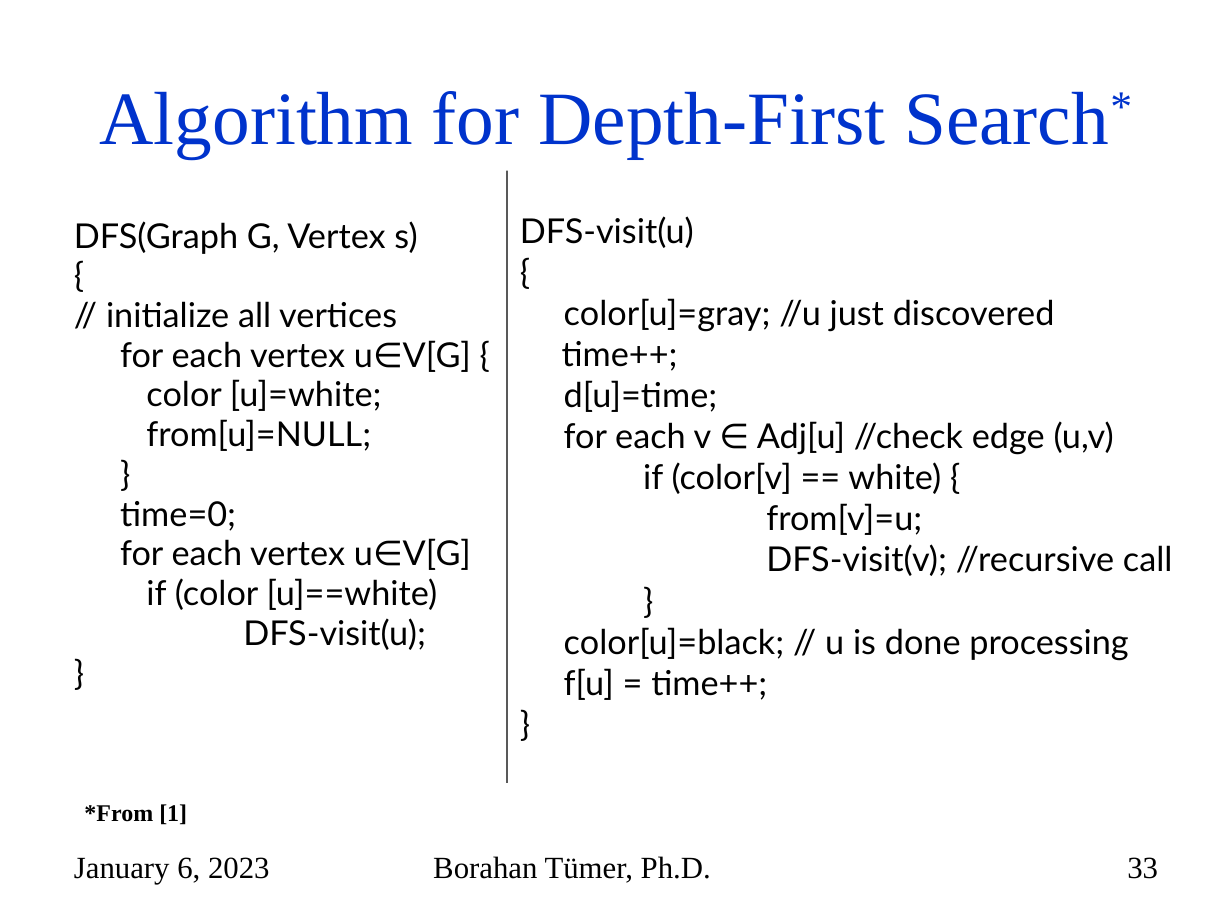
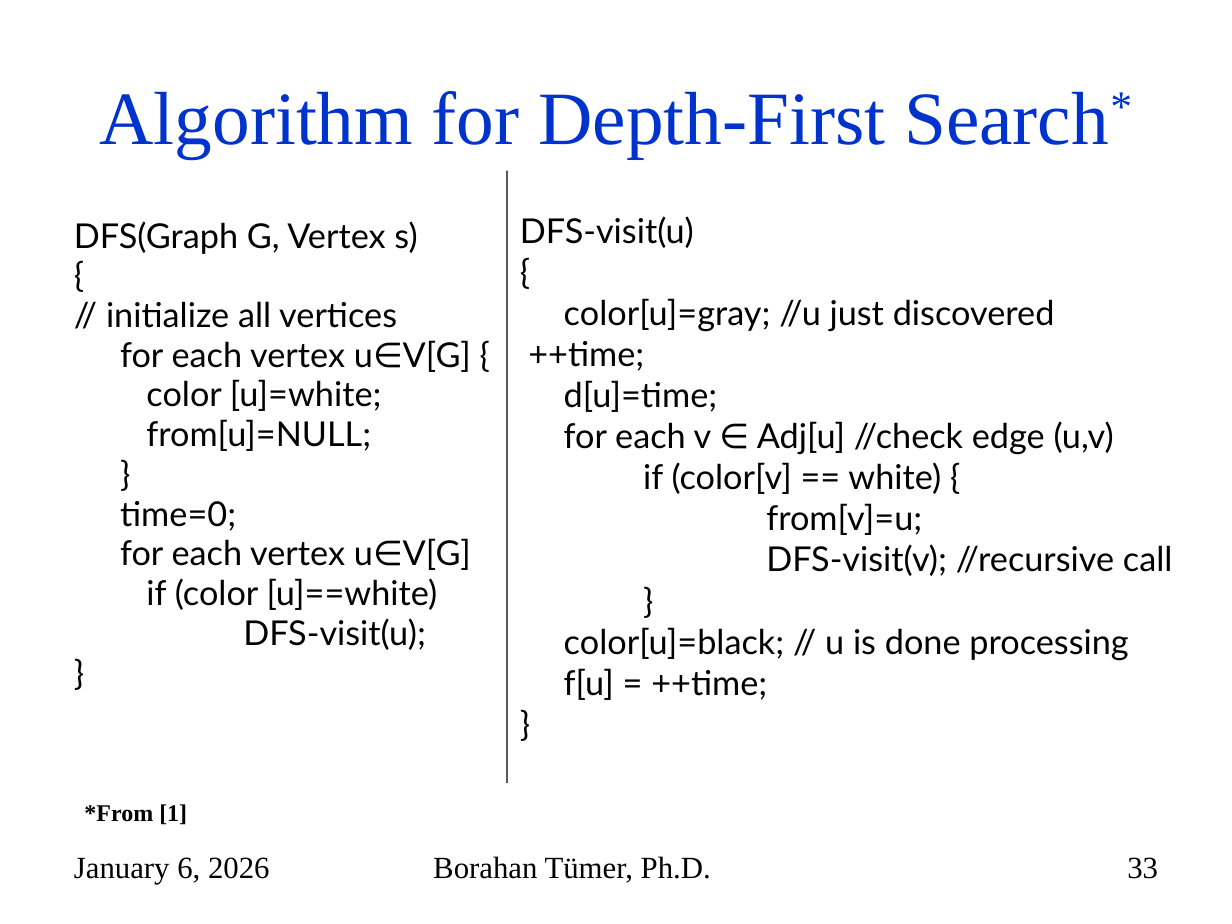
Before and after one commit to mehmetkayacse/cse225, a slide deck: slide 33 of files/Week10.pptx. Drawn at 1232x924 pixels with LibreOffice and Linux fonts; fonts in the diff are those of the drawing. Boxes give left, top, right and bottom in pixels: in the first picture for what was removed or moved away, otherwise in the second. Text is boxed around its words. In the diff, an @@ line names an element or a change of style, - is before the commit and + after.

```diff
--- a/files/Week10.pptx
+++ b/files/Week10.pptx
@@ text at <box>528,341,644,371</box>: text changed @@
-time++;
+++time;
@@ text at <box>564,668,767,700</box>: text changed @@
-f[u] = time++;
+f[u] = ++time;
@@ text at <box>74,857,270,884</box>: text changed @@
-January 6, 2023
+January 6, 2026
```
Also in this commit, not shown: 69 other slides changed, 4 other files.
